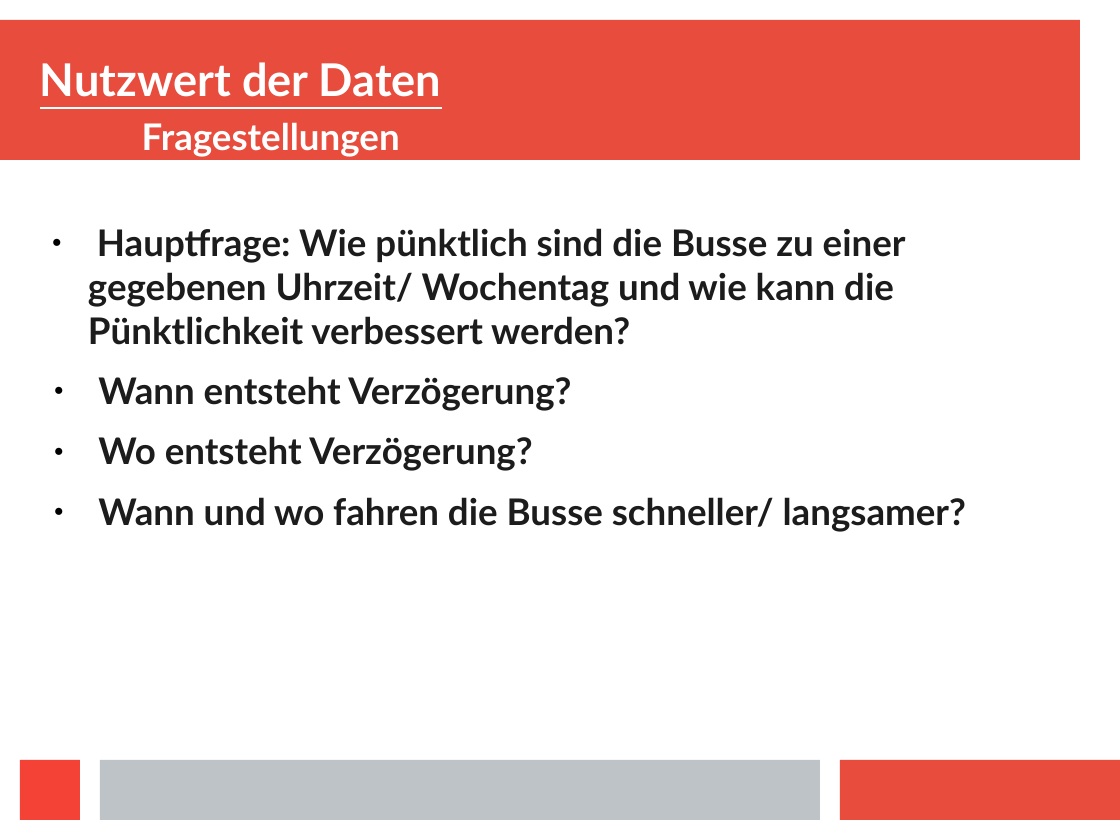
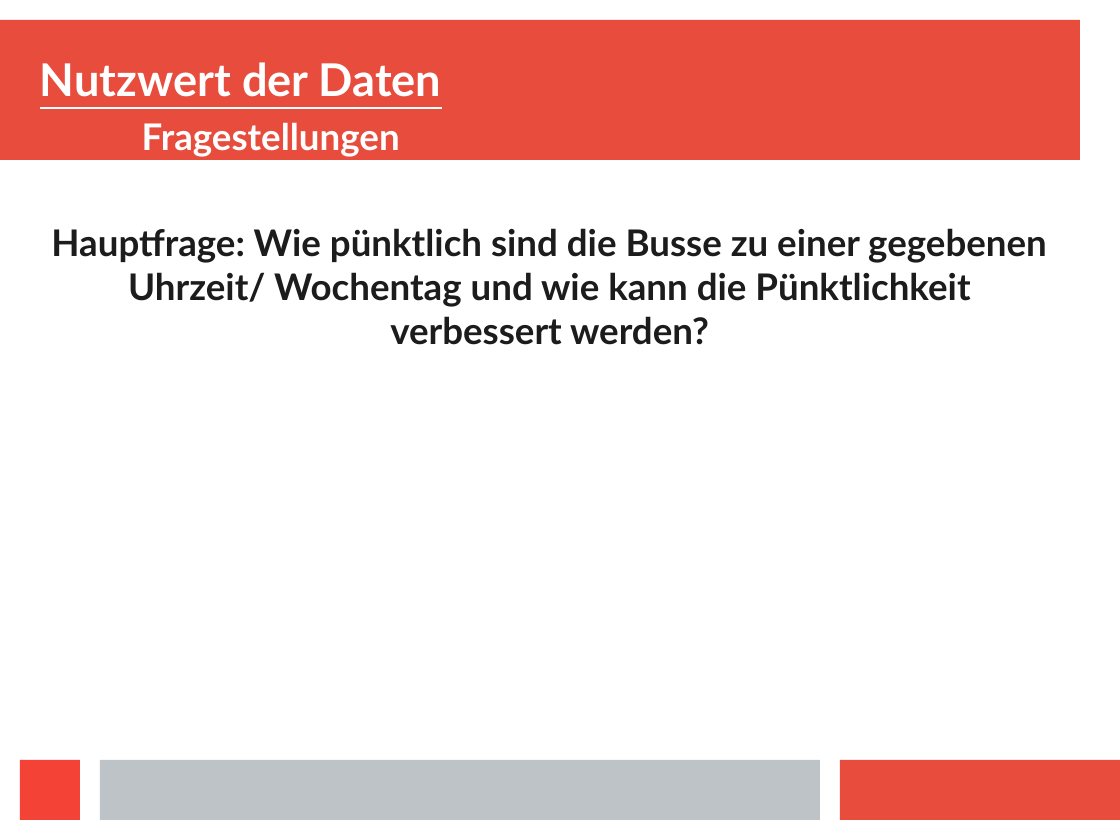
Before and after one commit to Centro1993/Busradar-Visualization, a slide deck: slide 6 of Presentation/Busradar-Mining.odp (slide 9 before the commit). Drawn at 1120x840 pixels with LibreOffice and Linux fonts; fonts in the diff are those of the drawing. Boxes give left, top, right and bottom in pixels: in the first picture for what was removed or moved away, otherwise in the second. Text is boxed around its words. In the diff, an @@ line names an element or a change of style, - is before the commit and + after.

Commit message:
changed position color, added pages to presentation

```diff
--- a/Presentation/Busradar-Mining.odp
+++ b/Presentation/Busradar-Mining.odp
@@ text "Hauptfrage: Wie pünktlich sind die ..." at bbox=[51, 228, 1047, 345]: alignment left to centre; bullet ● to none @@
@@ text at bbox=[98, 376, 966, 532]: paragraphs removed @@
-● Wann entsteht Verzögerung?
-● Wo entsteht Verzögerung?
-● Wann und wo fahren die Busse schneller/ langsamer?
```
Also in this commit, not shown: 4 other slides changed, 17 slides added, 9 other files.
